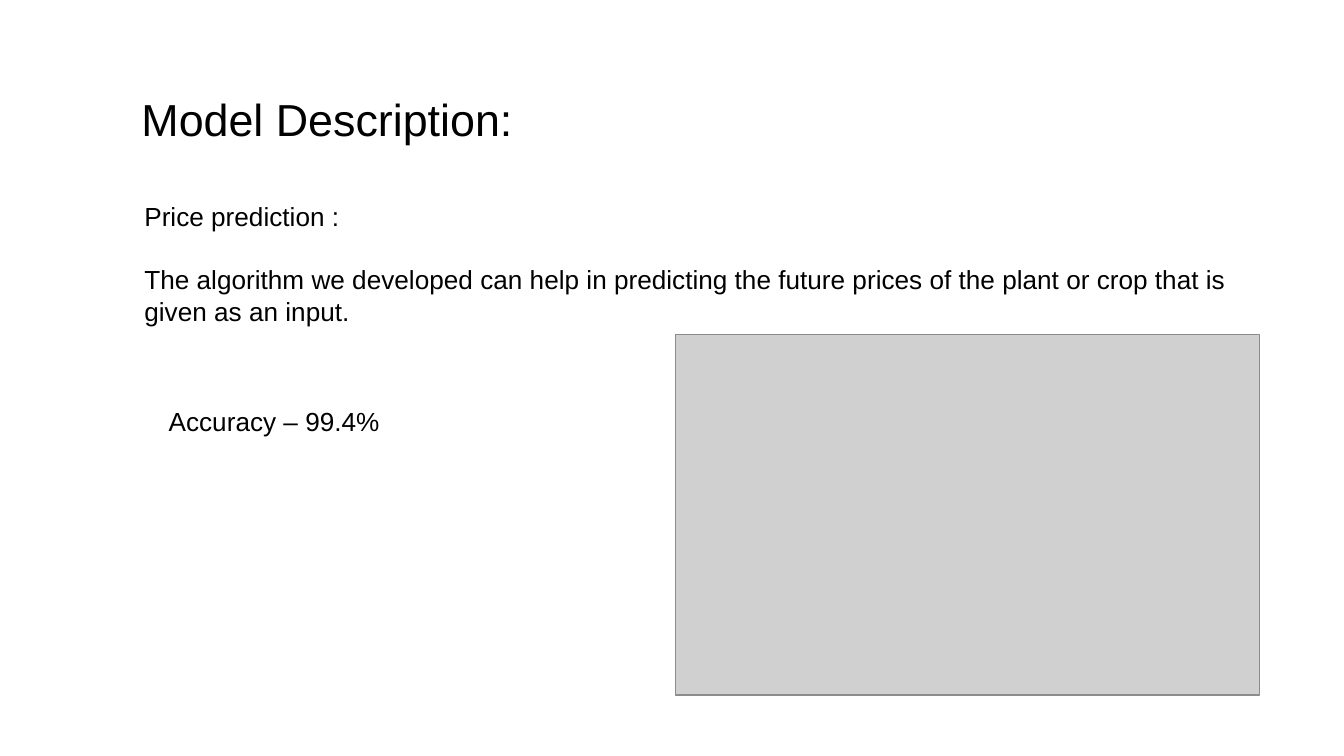
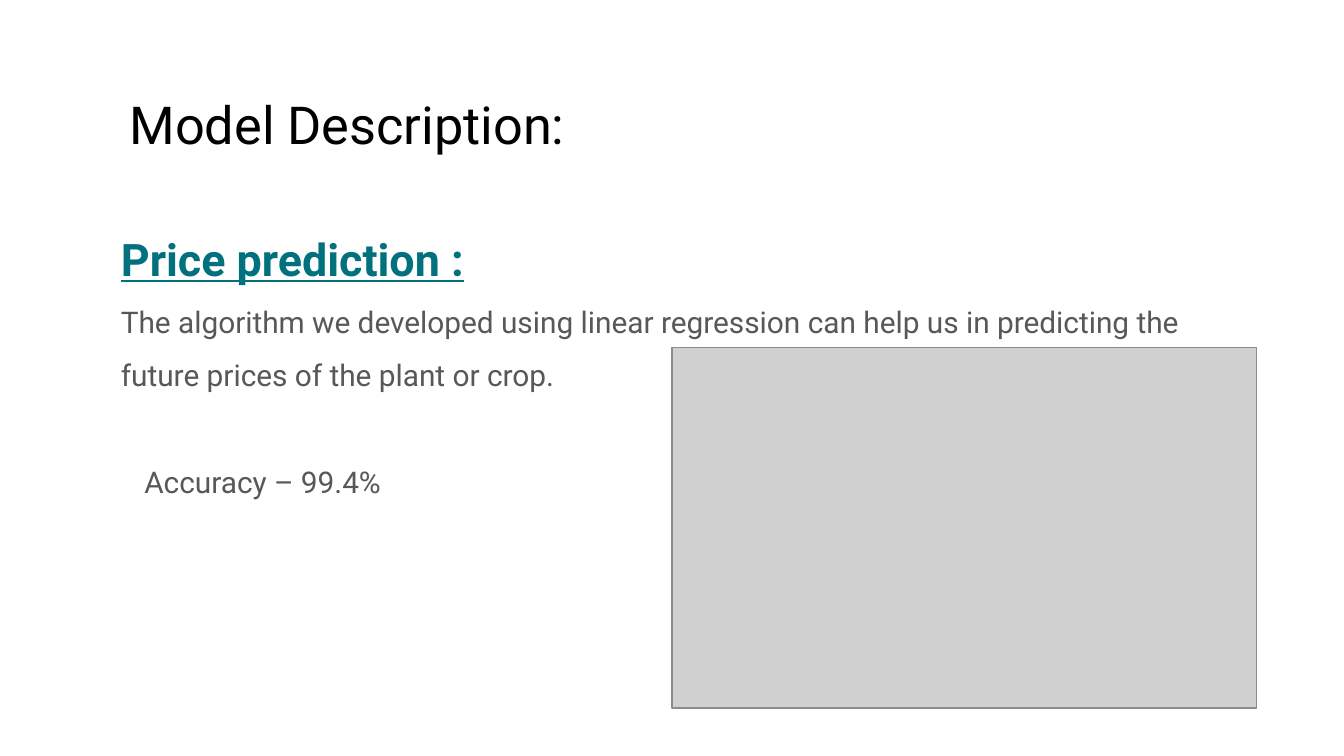
Before and after one commit to harshalplus1/hackmol4.0, a slide deck: slide 8 of HackMoL PPT Format.pptx (slide 7 before the commit). Drawn at 1344x756 pixels with LibreOffice and Linux fonts; fonts in the diff are those of the drawing; grey boxes stand for pictures; background and template pictures are left out. Boxes give left, top, right and bottom in pixels: in the first picture for what was removed or moved away, otherwise in the second. Text is boxed around its words. In the diff, an @@ line names an element or a change of style, - is before the commit and + after.

```diff
--- a/HackMoL PPT Format.pptx
+++ b/HackMoL PPT Format.pptx
@@ text "Model Description:": place and size @@
-text "Model Description:" at (141, 103, 512, 145)
+text "Model Description:" at (130, 104, 565, 155)
@@ text "Model Description:" at (130, 104, 565, 155): size 24 to 28 pt, font Arial to Roboto @@
@@ text "Price prediction :": place and size @@
-text "Price prediction :" at (144, 207, 1225, 326)
+text "Price prediction :" at (121, 242, 1179, 392)
@@ text at (121, 242, 440, 285): size 14 to 24 pt, font Arial to Roboto, text colour #000000 to #00717D, bold on, underline on in "Price prediction :"; line spacing 1 to 1.5 @@
@@ text at (121, 310, 1179, 392): text changed; size 14 to 16 pt; font Arial to Roboto; text colour #000000 to #585858 @@
-The algorithm we developed can help in predicting the future prices of the plant or crop that is given as an input.
+The algorithm we developed using linear regression can help us in predicting the future prices of the plant or crop.
@@ picture: place and size @@
-picture at (675, 335, 1259, 695)
+picture at (672, 348, 1257, 708)
@@ text "Accuracy – 99.4%": place and size @@
-text "Accuracy – 99.4%" at (169, 412, 379, 436)
+text "Accuracy – 99.4%" at (144, 471, 381, 500)
@@ text "Accuracy – 99.4%" at (144, 471, 381, 500): size 14 to 16 pt, font Arial to Roboto, text colour #000000 to #585858 @@
```
Also in this commit, not shown: 9 other slides changed, 2 slides added.
